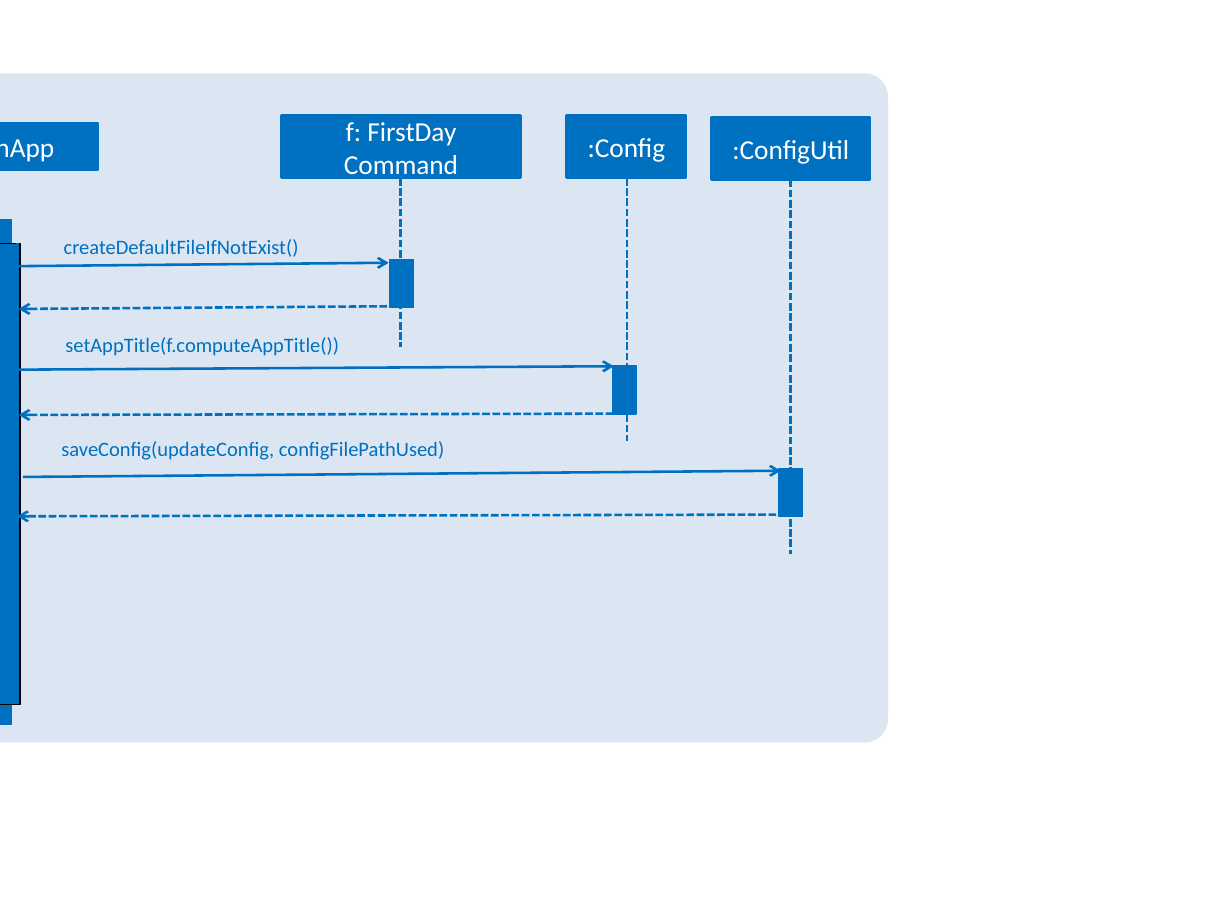
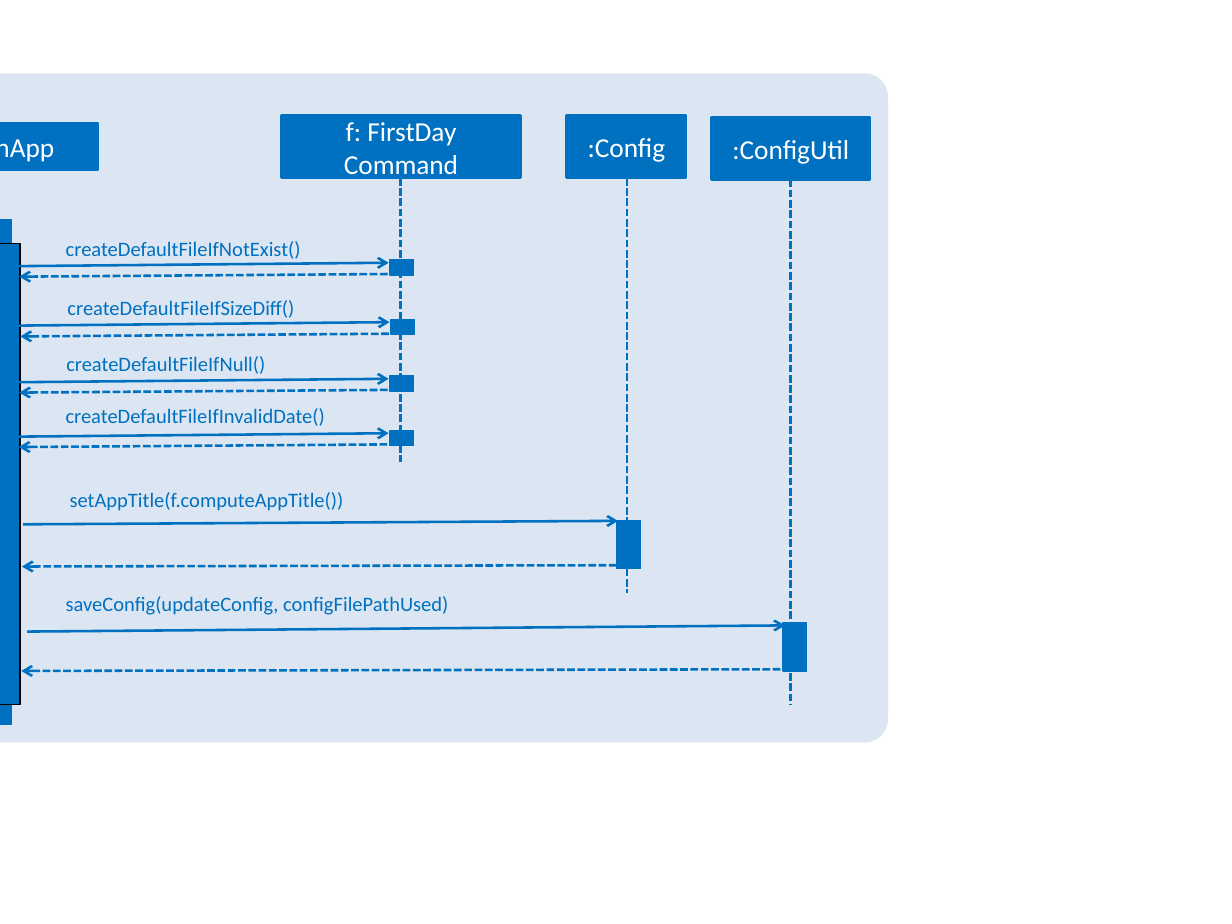
Before and after one commit to nus-cs2103-AY1819S1/addressbook-level4, a slide deck: slide 1 of docs/diagrams/LaunchMainAppSequenceDiagram.pptx. Drawn at 1232x924 pixels with LibreOffice and Linux fonts; fonts in the diff are those of the drawing. Boxes give left, top, right and bottom in pixels: in the first picture for what was removed or moved away, otherwise in the second. Text is boxed around its words. In the diff, an @@ line names an element or a change of style, - is before the commit and + after.

```diff
--- a/docs/diagrams/LaunchMainAppSequenceDiagram.pptx
+++ b/docs/diagrams/LaunchMainAppSequenceDiagram.pptx
@@ line moved from (400, 177) - (400, 347) to (400, 177) - (400, 462) @@
@@ line moved from (627, 177) - (627, 441) to (627, 177) - (627, 593) @@
@@ line moved from (791, 169) - (791, 554) to (791, 169) - (791, 705) @@
@@ line removed from (17, 243) to (17, 593) @@
@@ rectangle: place and size @@
-rectangle at box(391, 260, 414, 308)
+rectangle at box(391, 260, 414, 276)
@@ arrow moved from (18, 309) - (389, 307) to (20, 277) - (391, 274) @@
@@ arrow added from (18, 325) to (389, 323), #0070C0 1.5 pt @@
@@ text added at box(67, 300, 294, 318), 12 pt, text #0070C0 @@
+createDefaultFileIfSizeDiff()
@@ rectangle added at box(391, 319, 414, 335), fill #0070C0, outline #0070C0 0.75 pt @@
@@ arrow added from (392, 334) to (21, 336), #0070C0 1.5 pt dashed @@
@@ text added at box(66, 356, 265, 374), 12 pt, text #0070C0 @@
+createDefaultFileIfNull()
@@ arrow added from (17, 382) to (388, 378), #0070C0 1.5 pt @@
@@ arrow added from (391, 389) to (20, 393), #0070C0 1.5 pt dashed @@
@@ rectangle added at box(391, 376, 414, 392), fill #0070C0, outline #0070C0 0.75 pt @@
@@ text added at box(66, 408, 325, 426), 12 pt, text #0070C0 @@
+createDefaultFileIfInvalidDate()
@@ arrow added from (17, 436) to (388, 434), #0070C0 1.5 pt @@
@@ arrow added from (389, 445) to (18, 447), #0070C0 1.5 pt dashed @@
@@ rectangle added at box(391, 430, 414, 446), fill #0070C0, outline #0070C0 0.75 pt @@
@@ arrow moved from (18, 415) - (612, 414) to (22, 567) - (616, 565) @@
@@ 3 arrows, 2 texts, 2 rectangles: place and size @@
-3 arrows, 2 texts, 2 rectangles at box(17, 337, 802, 516)
+3 arrows, 2 texts, 2 rectangles at box(21, 492, 807, 671)
```
Also in this commit, not shown: 1 other file.
